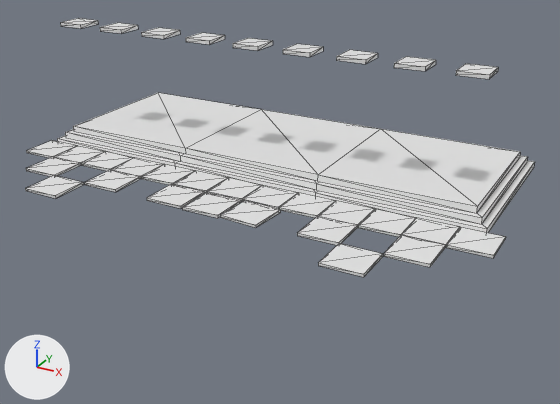
Two versions of the COLLADA model binaries/data/mods/public/art/meshes/props/hele_stoa2_tiles.dae, one commit apart.
One viewpoint serves both versions: a 50 mm camera at (0.526, -0.858, 0.407) aimed at (0.041, 0.024, -0.033). Arrows for +X, +Y and +Z are at lower left; the lights stay in place. Mesh edges are drawn as thin lines. Materials are left out; every surface is plain grey. Where no turn or scale is listed for an object, it has been applied to the vertices.

In view in the first picture: 'tiles02-Pivot'.
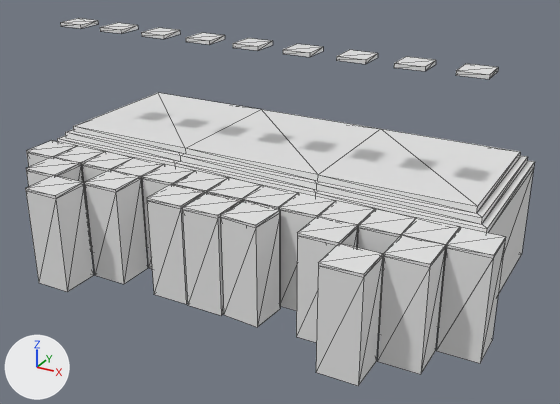
Where the newer file only moved an object's origin or applied its transform, the numbers keep the older frame.

What differs and where, as boxes (x1, y1, x2, y2) in the pictures (560 x 404 px):
'tiles02-Pivot', reshaped (42% taller): before (25, 18, 535, 277); after (25, 18, 535, 386)
part 1 of me_tiles02mesh, built on: before (25, 146, 505, 277); after (25, 146, 534, 386)

Edits to the bpy script that builds the scene:
```text
Change me_tiles02mesh:
    used by ob_tiles02_pivot; location = (-0.026, -0.123, 0.095)
    remove me_tiles02mesh.from_pydata(...)  # 296 vertices, 338 faces; spans x -0.325..0.388, y -0.053..0.366, z -0.094..0.094
    add me_tiles02mesh.from_pydata(...)  # 424 vertices, 474 faces; spans x -0.325..0.388, y -0.053..0.366, z -0.236..0.094
    me_tiles02mesh part 1
    114 faces are deleted
    2 vertices move within x 0.169, y 0.057..0.111, z -0.094
    60 vertices are added at x -0.325..0.388, y -0.053..0.111, z -0.094
    68 new vertices lie (0.0, 0.0, -0.142) away from vertices in x -0.325..0.388, y -0.053..0.366, z -0.094
    250 new faces join them
```
